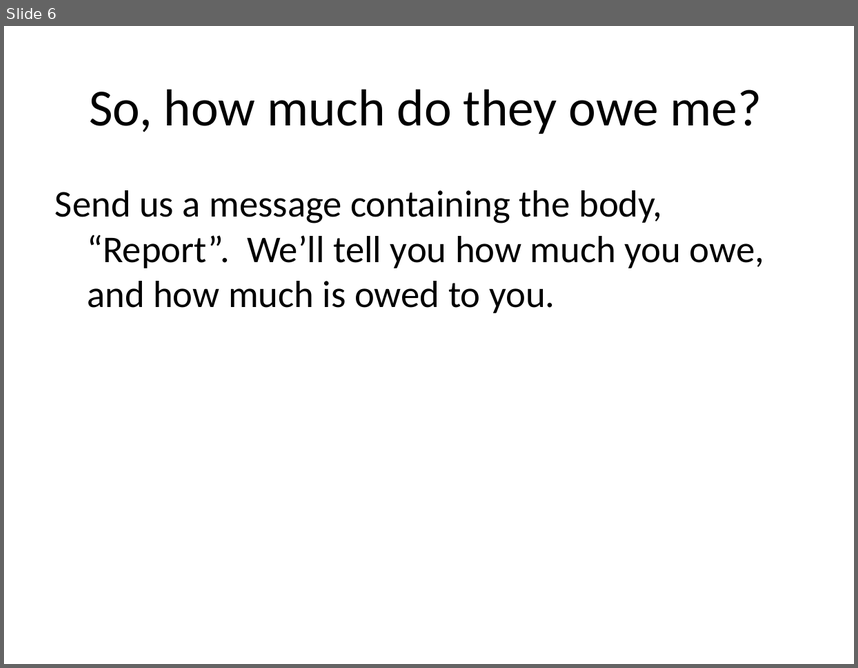
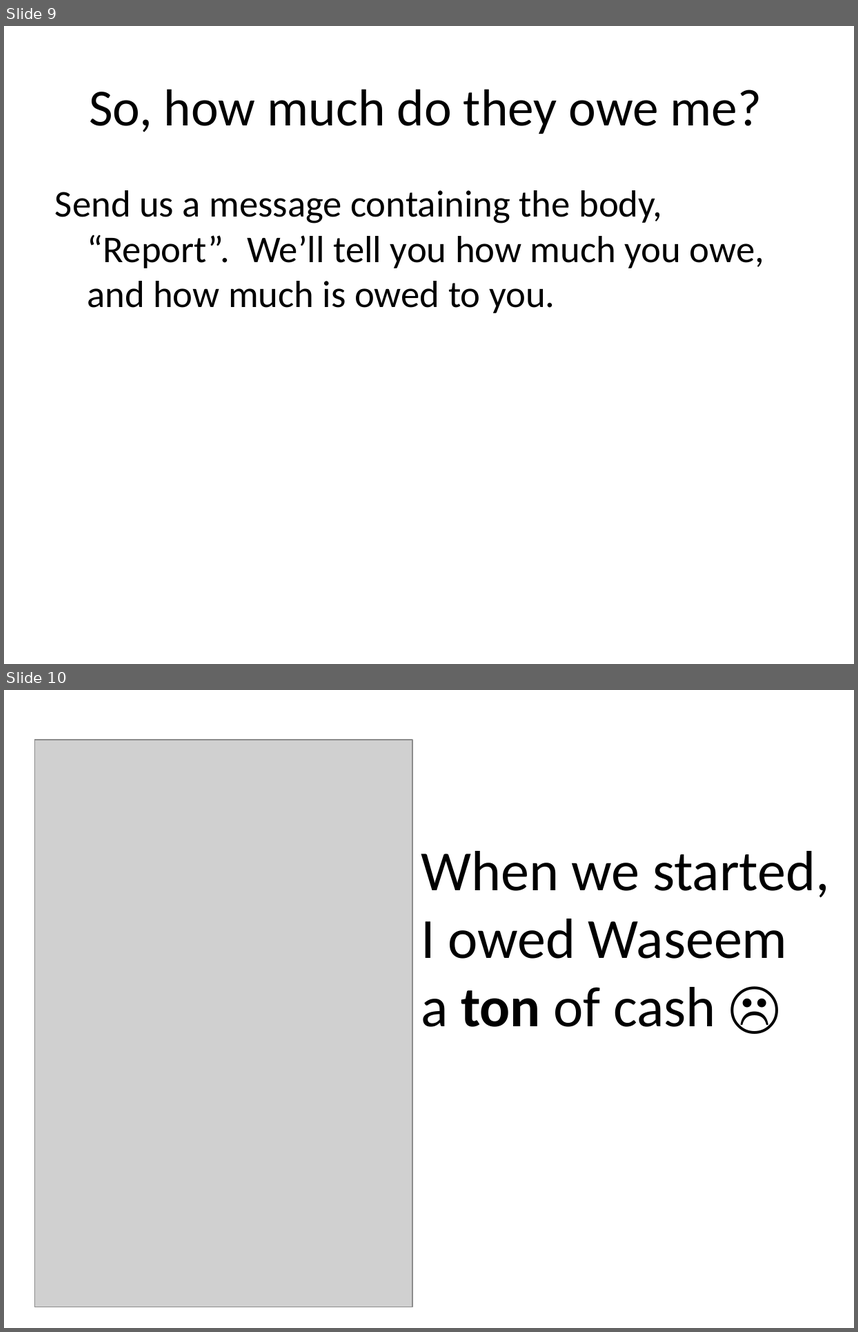
Before and after one commit to waseemilahi/mycheapfriend, a slide deck: 2nd iteration/demo/Presentation1.pptx. Shown one above the other, each under a label of ours: slide 6 before the commit, slides 9 and 10 after it. The pictures are 858x668 and 858x1332 pixels, drawn with LibreOffice and Linux fonts; fonts in the diff are those of the drawing; grey boxes stand for pictures. Boxes give left, top, right and bottom in pixels: in the first picture for what was removed or moved away, otherwise in the second. Text is boxed around its words. In the diff, an @@ line names an element or a change of style, - is before the commit and + after.

```diff
--- a/2nd iteration/demo/Presentation1.pptx
+++ b/2nd iteration/demo/Presentation1.pptx
@@ slide 10 added at box(4, 690, 854, 1328), background #FFFFFF @@
@@ picture added at box(34, 739, 412, 1306) @@
@@ text added at box(421, 851, 830, 1027), 48 pt, text #000000 @@
+When we started, I owed Waseem
+a ton of cash ☹
@@ what was slide 6 is now slide 9 @@
```
Also in this commit, not shown: 6 other slides added.
